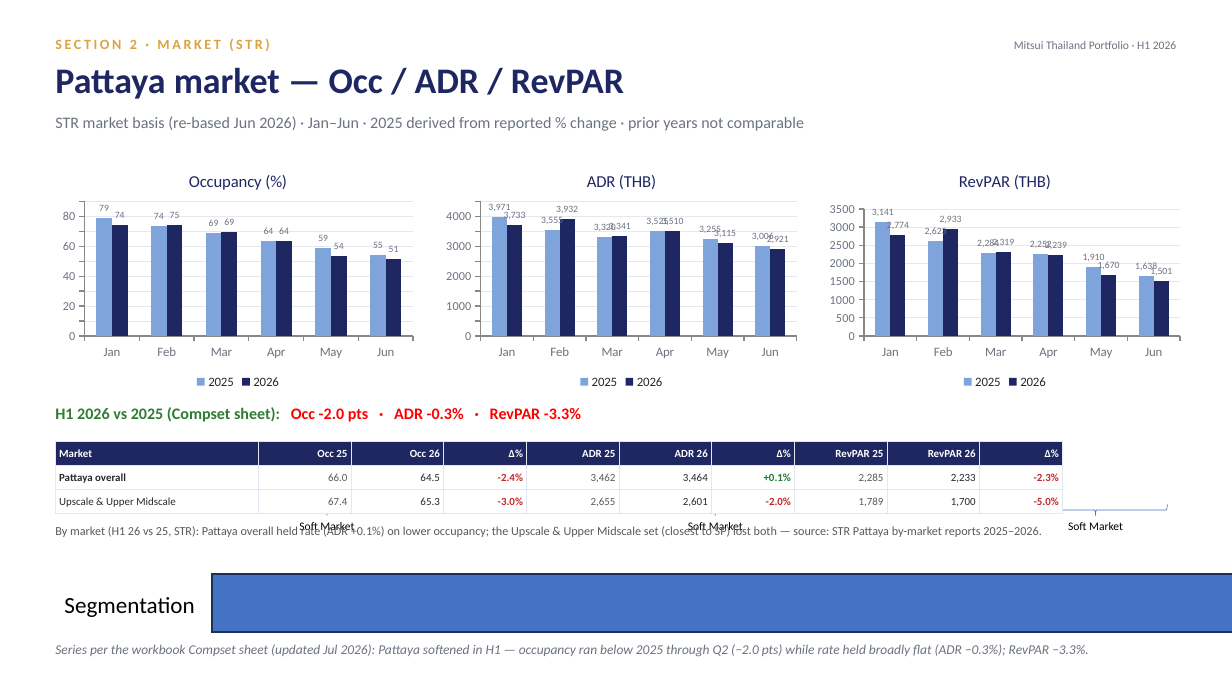
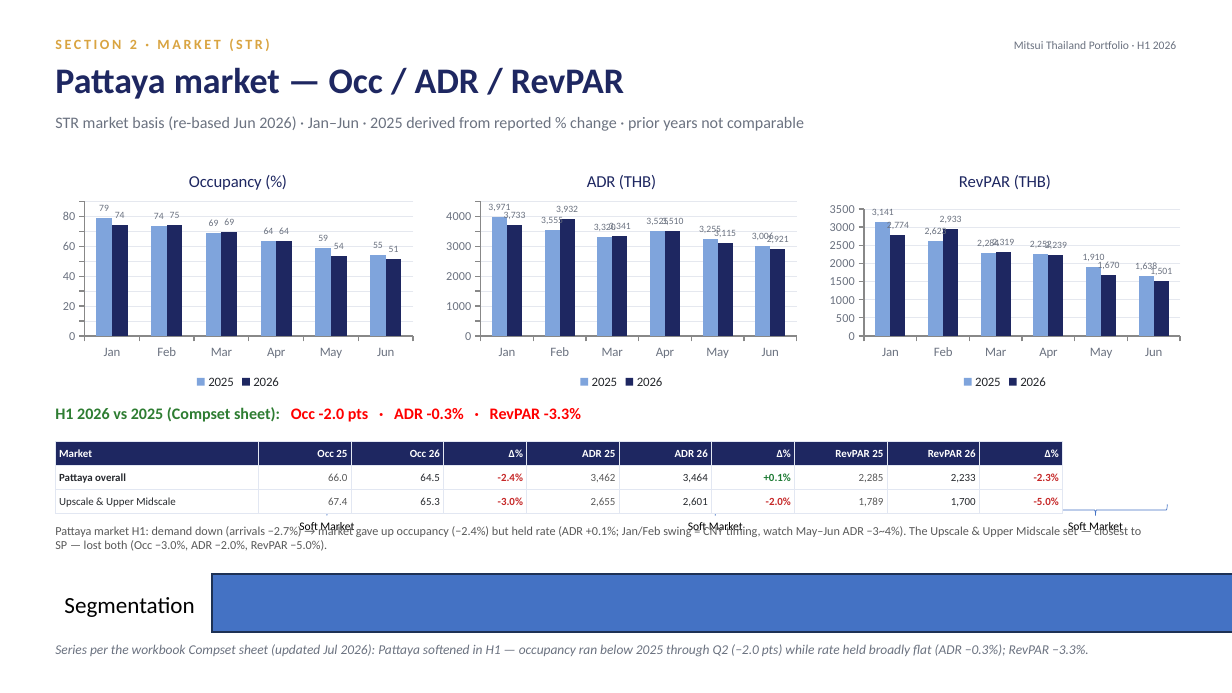
Before and after one commit to Chavin2543/mae-workspace, a slide deck: slide 11 of output/Portfolio_Performance_Report_H1-2026.pptx. Drawn at 1232x693 pixels with LibreOffice and Linux fonts; fonts in the diff are those of the drawing. Boxes give left, top, right and bottom in pixels: in the first picture for what was removed or moved away, otherwise in the second. Text is boxed around its words. In the diff, an @@ line names an element or a change of style, - is before the commit and + after.

```diff
--- a/output/Portfolio_Performance_Report_H1-2026.pptx
+++ b/output/Portfolio_Performance_Report_H1-2026.pptx
@@ text at (x1=55, y1=521, x2=1141, y2=551): text changed @@
-By market (H1 26 vs 25, STR): Pattaya overall held rate (ADR +0.1%) on lower occupancy; the Upscale & Upper Midscale set (closest to SP) lost both — source: STR Pattaya by-market reports 2025–2026.
+Pattaya market H1: demand down (arrivals −2.7%) → market gave up occupancy (−2.4%) but held rate (ADR +0.1%; Jan/Feb swing = CNY timing, watch May–Jun ADR −3~4%). The Upscale & Upper Midscale set — closest to SP — lost both (Occ −3.0%, ADR −2.0%, RevPAR −5.0%).
```
